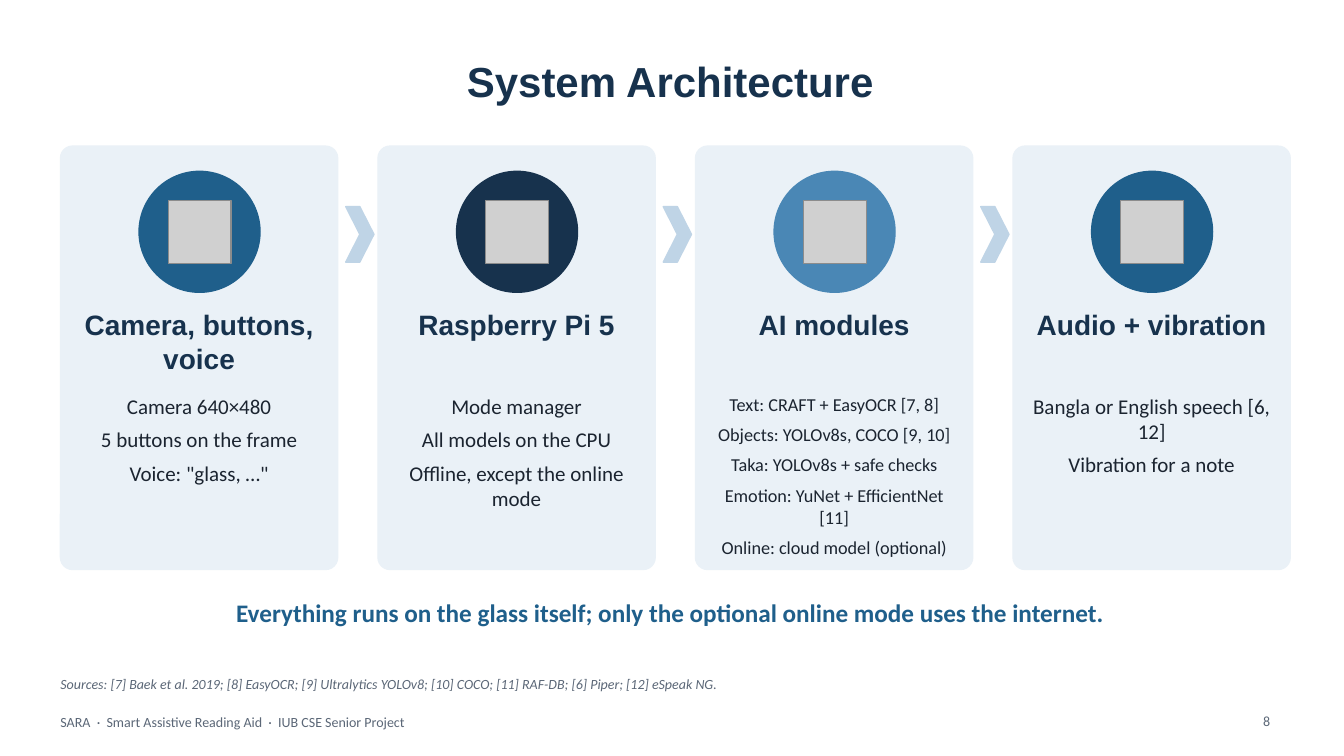
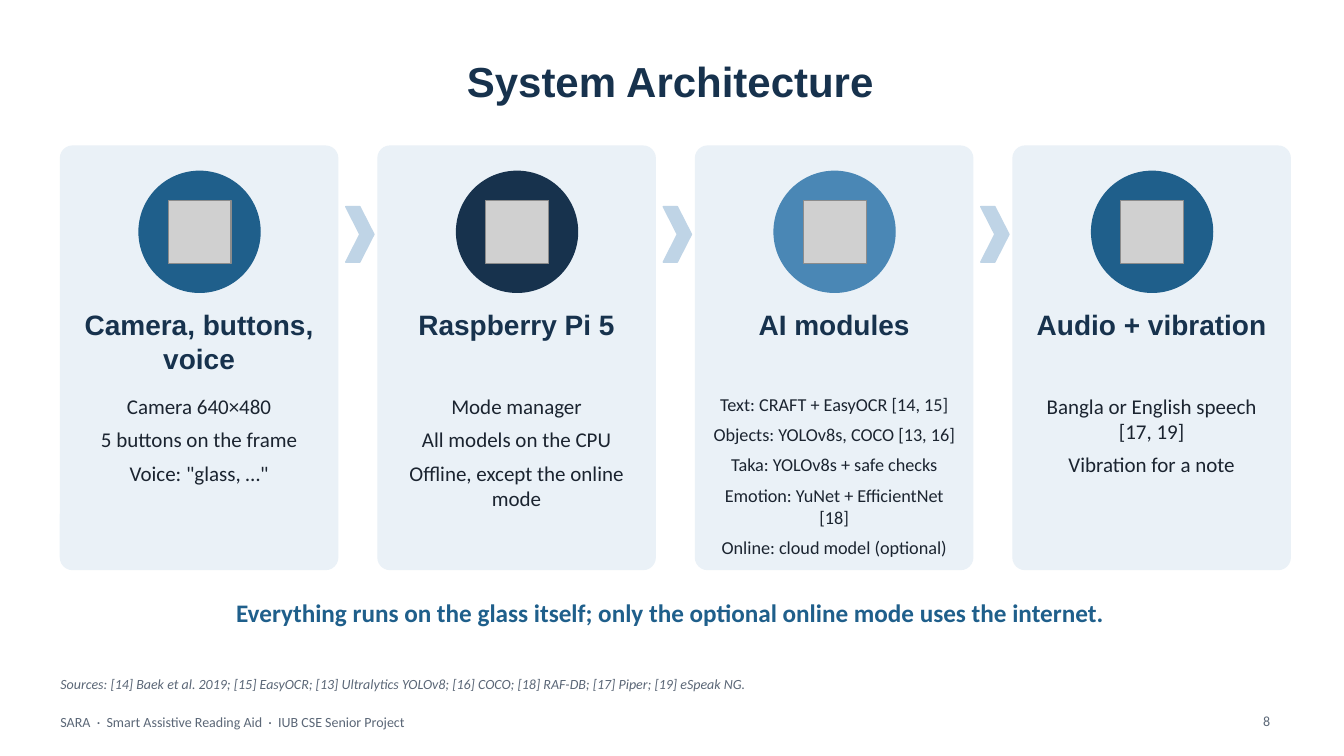
Before and after one commit to aflam330/Senior_project_wearable_glass_for_blind_people_using_ocr_and_ylo, a slide deck: slide 8 of Thesis Report and paper/thesis report/slides/SARA_Presentation_Redesigned.pptx. Drawn at 1344x756 pixels with LibreOffice and Linux fonts; fonts in the diff are those of the drawing; grey boxes stand for pictures; background and template pictures are left out. Boxes give left, top, right and bottom in pixels: in the first picture for what was removed or moved away, otherwise in the second. Text is boxed around its words. In the diff, an @@ line names an element or a change of style, - is before the commit and + after.

```diff
--- a/Thesis Report and paper/thesis report/slides/SARA_Presentation_Redesigned.pptx
+++ b/Thesis Report and paper/thesis report/slides/SARA_Presentation_Redesigned.pptx
@@ text at [714,398,955,444]: text changed @@
-Text: CRAFT + EasyOCR [7, 8]
-Objects: YOLOv8s, COCO [9, 10]
+Text: CRAFT + EasyOCR [14, 15]
+Objects: YOLOv8s, COCO [13, 16]
@@ text at [1047,399,1256,442]: text changed @@
-Bangla or English speech [6, 12]
+Bangla or English speech [17, 19]
@@ text at [725,489,943,527]: text changed @@
-Emotion: YuNet + EfficientNet [11]
+Emotion: YuNet + EfficientNet [18]
@@ text at [60,679,745,691]: text changed @@
-Sources: [7] Baek et al. 2019; [8] EasyOCR; [9] Ultralytics YOLOv8; [10] COCO; [11] RAF-DB; [6] Piper; [12] eSpeak NG.
+Sources: [14] Baek et al. 2019; [15] EasyOCR; [13] Ultralytics YOLOv8; [16] COCO; [18] RAF-DB; [17] Piper; [19] eSpeak NG.
```
Also in this commit, not shown: 14 other slides changed, 2 slides added, 2 slides removed, 6 other files.
